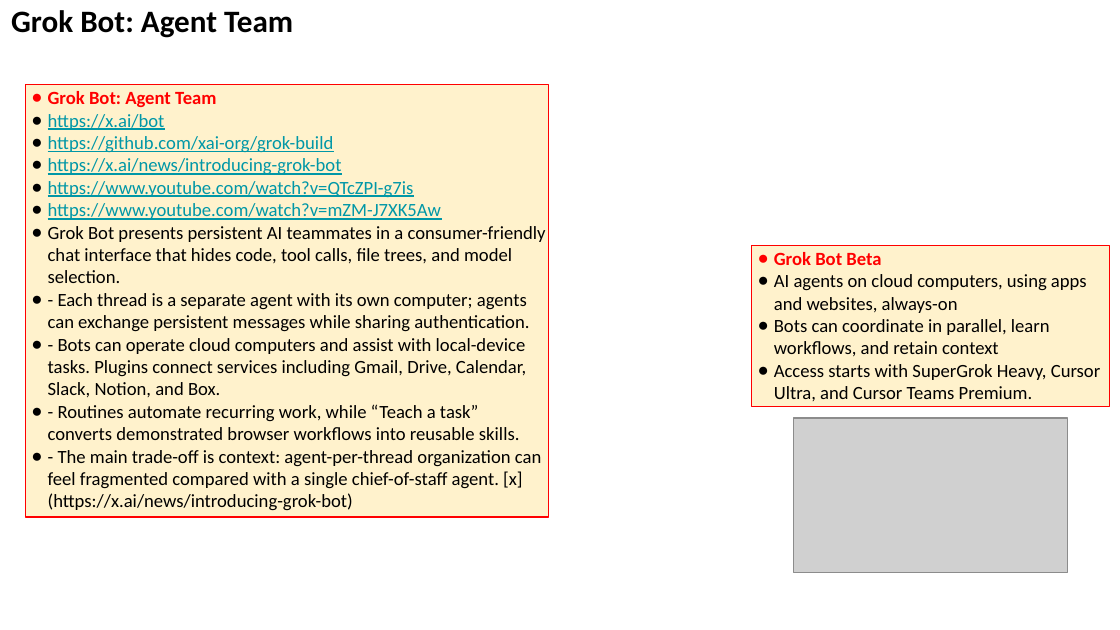
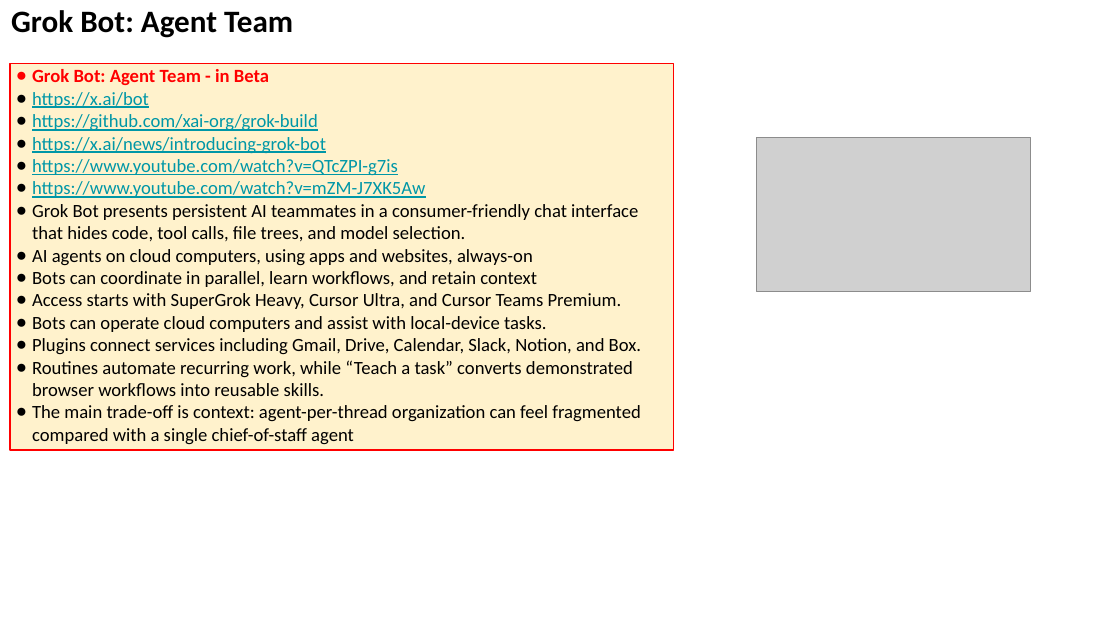
Before and after one commit to lselector/seminar, a slide deck: slide 9 of 2026/2026-08-14-AI-Updates.pptx. Drawn at 1120x630 pixels with LibreOffice and Linux fonts; fonts in the diff are those of the drawing; grey boxes stand for pictures. Boxes give left, top, right and bottom in pixels: in the first picture for what was removed or moved away, otherwise in the second. Text is boxed around its words. In the diff, an @@ line names an element or a change of style, - is before the commit and + after.

```diff
--- a/2026/2026-08-14-AI-Updates.pptx
+++ b/2026/2026-08-14-AI-Updates.pptx
@@ rectangle "Grok Bot: Agent Team - ...": place and size @@
-rectangle "Grok Bot: Agent Team - ..." at (26,85,549,517)
+rectangle "Grok Bot: Agent Team - ..." at (10,63,673,449)
@@ text in rectangle at (32,69,269,85): text changed @@
-● Grok Bot: Agent Team
+● Grok Bot: Agent Team - in Beta
@@ picture: place and size @@
-picture at (794,418,1068,572)
+picture at (756,137,1030,291)
@@ text in rectangle at (32,249,641,445): text changed @@
-● - Each thread is a separate agent with its own computer; agents can exchange persistent messages while sharing authentication.
-● - Bots can operate cloud computers and assist with local-device tasks. Plugins connect services including Gmail, Drive, Calendar, Slack, Notion, and Box.
-● - Routines automate recurring work, while “Teach a task” converts demonstrated browser workflows into reusable skills.
-● - The main trade-off is context: agent-per-thread organization can feel fragmented compared with a single chief-of-staff agent. [x](https://x.ai/news/introducing-grok-bot)
+● AI agents on cloud computers, using apps and websites, always-on
+● Bots can coordinate in parallel, learn workflows, and retain context
+● Access starts with SuperGrok Heavy, Cursor Ultra, and Cursor Teams Premium.
+● Bots can operate cloud computers and assist with local-device tasks.
+● Plugins connect services including Gmail, Drive, Calendar, Slack, Notion, and Box.
+● Routines automate recurring work, while “Teach a task” converts demonstrated browser workflows into reusable skills.
+● The main trade-off is context: agent-per-thread organization can feel fragmented compared with a single chief-of-staff agent
@@ rectangle removed at (752,245,1110,405) @@
-● Grok Bot Beta
-● AI agents on cloud computers, using apps and websites, always-on
-● Bots can coordinate in parallel, learn workflows, and retain context
-● Access starts with SuperGrok Heavy, Cursor Ultra, and Cursor Teams Premium.
```
Also in this commit, not shown: 27 other slides changed, 5 slides added.
